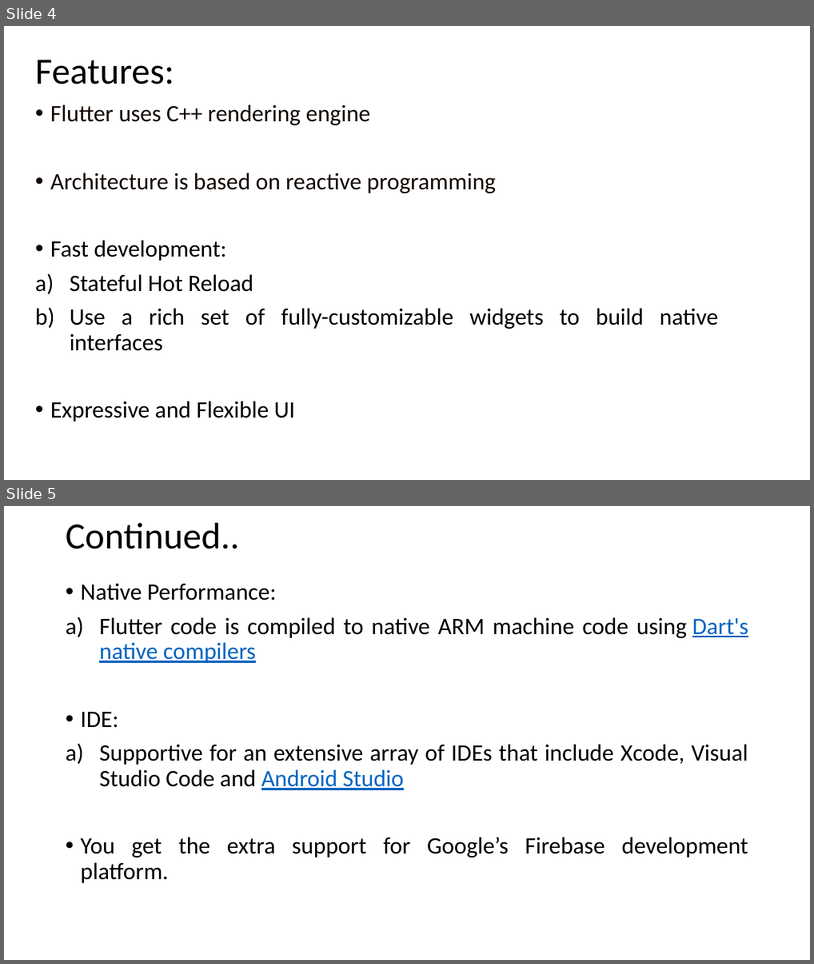
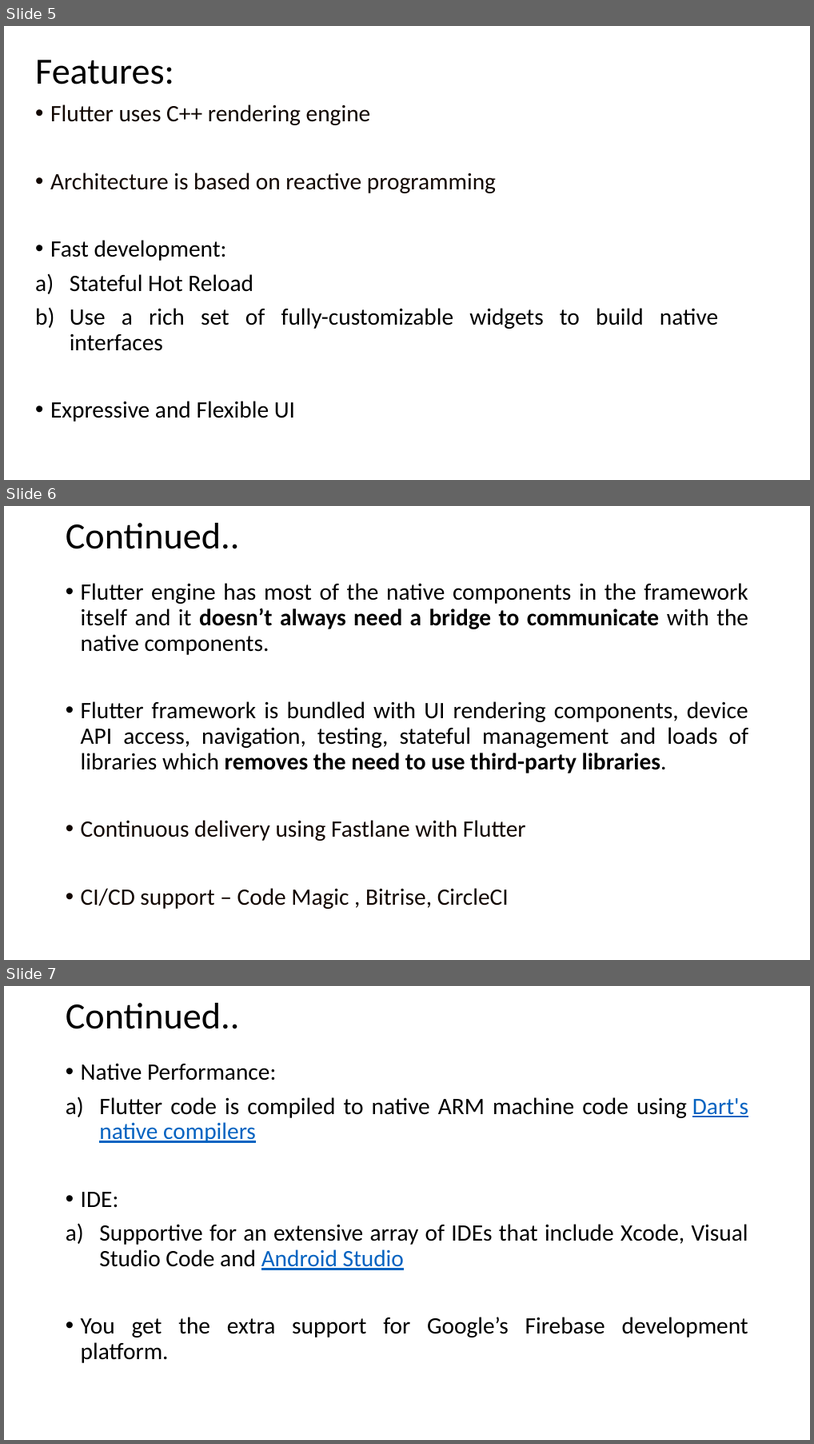
Before and after one commit to Anjy123/Flutter, a slide deck: Flutter features.pptx. Shown one above the other, each under a label of ours: slides 4 and 5 before the commit, slides 5, 6 and 7 after it. The pictures are 814x964 and 814x1444 pixels, drawn with LibreOffice and Linux fonts; fonts in the diff are those of the drawing. Boxes give left, top, right and bottom in pixels: in the first picture for what was removed or moved away, otherwise in the second. Text is boxed around its words. In the diff, an @@ line names an element or a change of style, - is before the commit and + after.

```diff
--- a/Flutter features.pptx
+++ b/Flutter features.pptx
@@ slide 6 added at box(4, 506, 810, 960), background #FFFFFF @@
@@ title added at box(66, 523, 240, 549), 44 pt, text #000000 @@
+Continued..
@@ text added at box(81, 583, 749, 908), 28 pt, text #000000 @@
+• Flutter engine has most of the native components in the framework itself and it doesn’t always need a bridge to communicate with the native components.
+• Flutter framework is bundled with UI rendering components, device API access, navigation, testing, stateful management and loads of libraries which removes the need to use third-party libraries.
+• Continuous delivery using Fastlane with Flutter
+• CI/CD support – Code Magic , Bitrise, CircleCI
@@ what was slide 4 is now slide 5 @@
@@ what was slide 5 is now slide 7 @@
```
Also in this commit, not shown: 4 slides changed, 9 other slides added, 1 slide removed.
